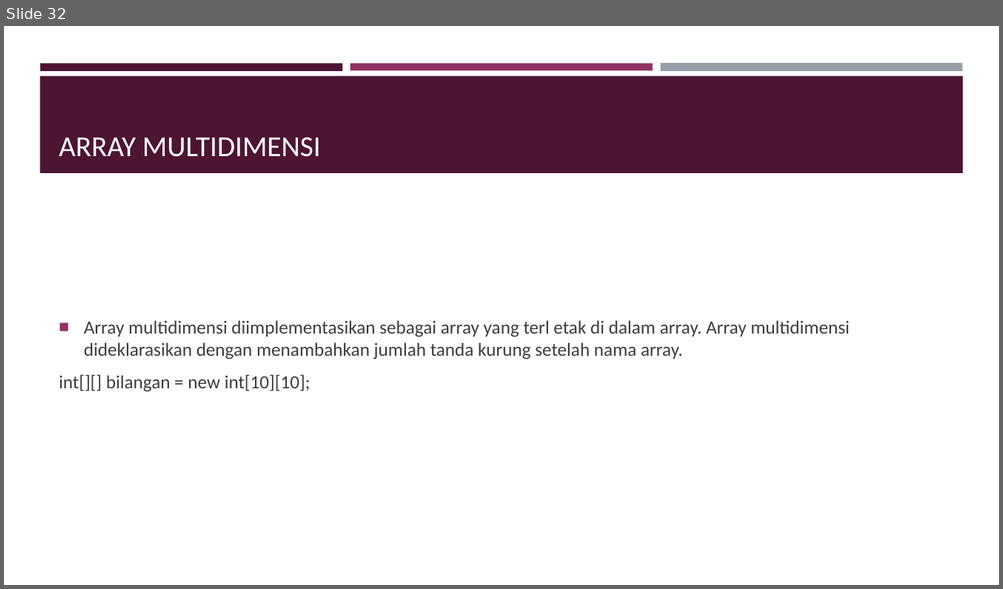
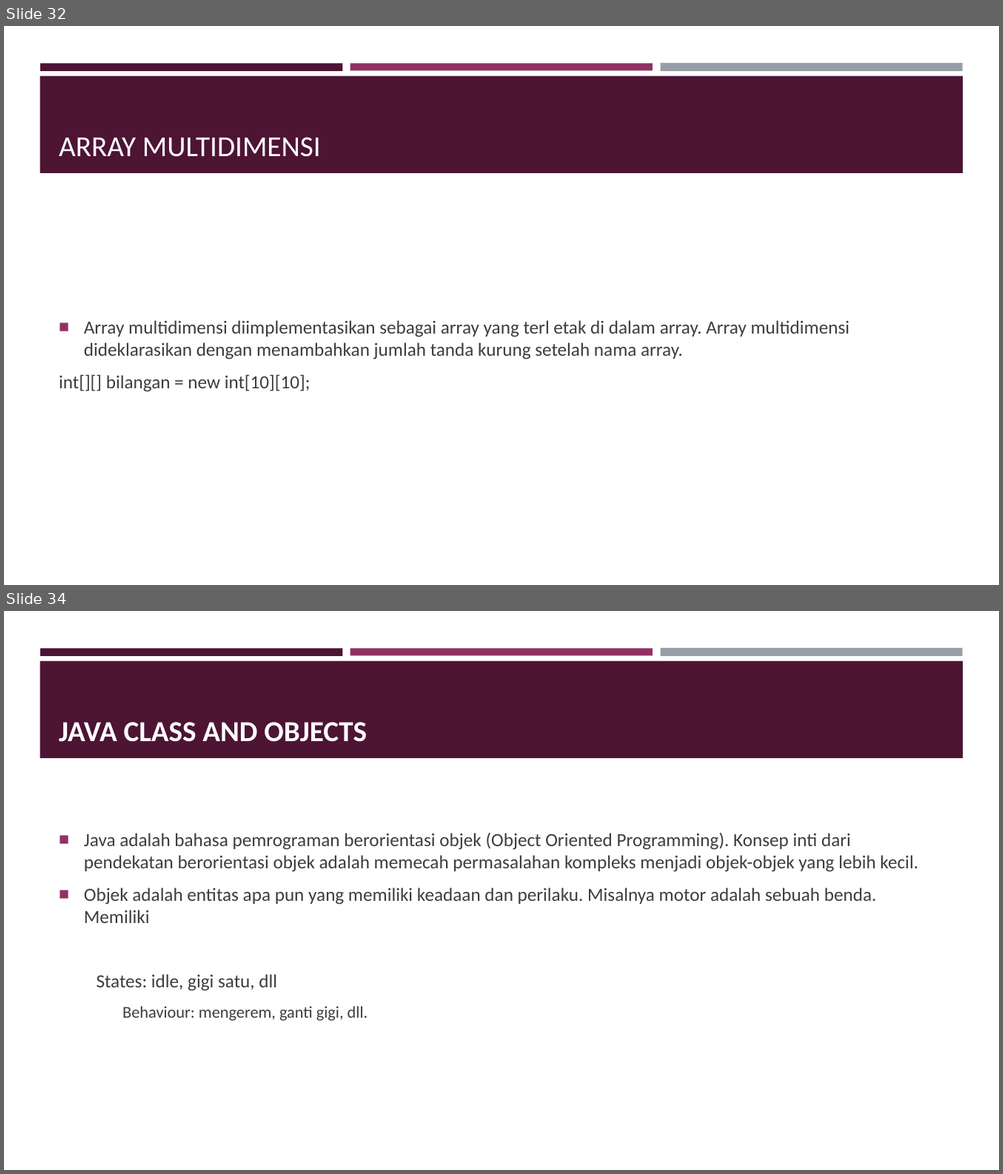
Before and after one commit to ahmadcahyana/bootcamp_java_fundamental, a slide deck: Bootcamp.pptx. Shown one above the other, each under a label of ours: slide 32 before the commit, slides 32 and 34 after it; the slides between them are not shown. The pictures are 1003x589 and 1003x1174 pixels, drawn with LibreOffice and Linux fonts; fonts in the diff are those of the drawing. Boxes give left, top, right and bottom in pixels: in the first picture for what was removed or moved away, otherwise in the second. Text is boxed around its words. In the diff, an @@ line names an element or a change of style, - is before the commit and + after.

```diff
--- a/Bootcamp.pptx
+++ b/Bootcamp.pptx
@@ slide 34 added at [4,611,999,1170], background #FFFFFF; not listed: 4 template elements that a slide beside it also shows @@
@@ title added at [59,722,367,742], 28 pt, text #FFFFFF, bold @@
+JAVA CLASS AND OBJECTS
@@ text added at [84,833,918,1021], 18 pt, text #3D3D3D @@
+■ Java adalah bahasa pemrograman berorientasi objek (Object Oriented Programming). Konsep inti dari pendekatan berorientasi objek adalah memecah permasalahan kompleks menjadi objek-objek yang lebih kecil.
+■ Objek adalah entitas apa pun yang memiliki keadaan dan perilaku. Misalnya motor adalah sebuah benda. Memiliki
+States: idle, gigi satu, dll
+  Behaviour: mengerem, ganti gigi, dll.
```
Also in this commit, not shown: 3 other slides added, 2 other files.
